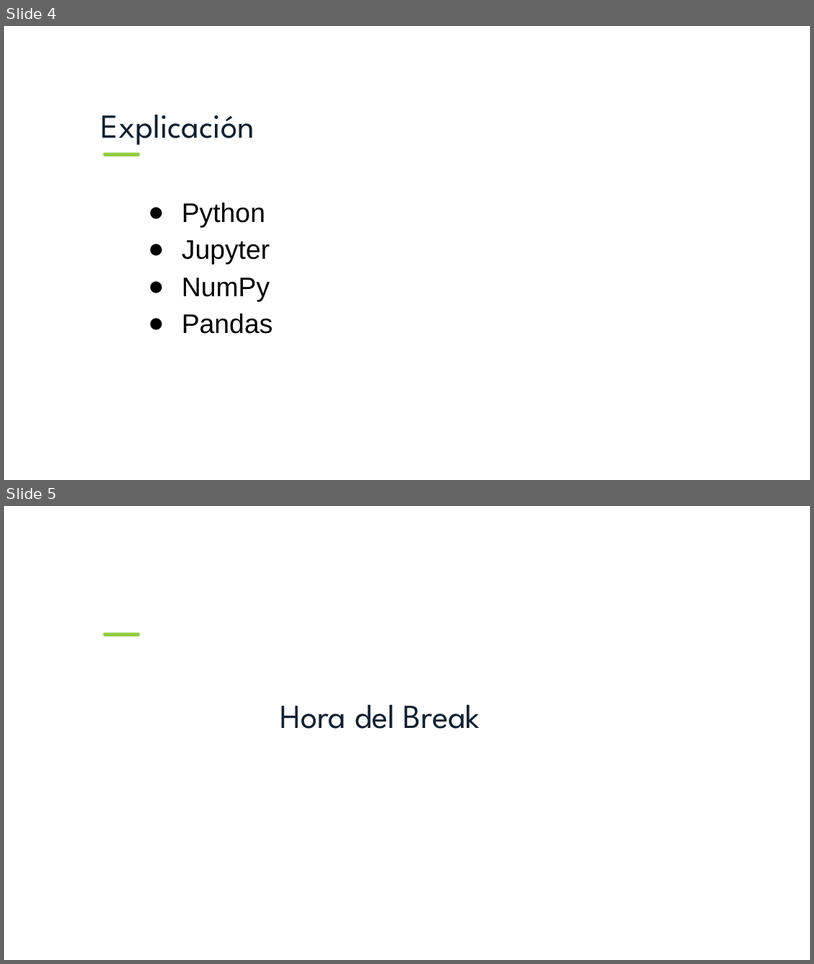
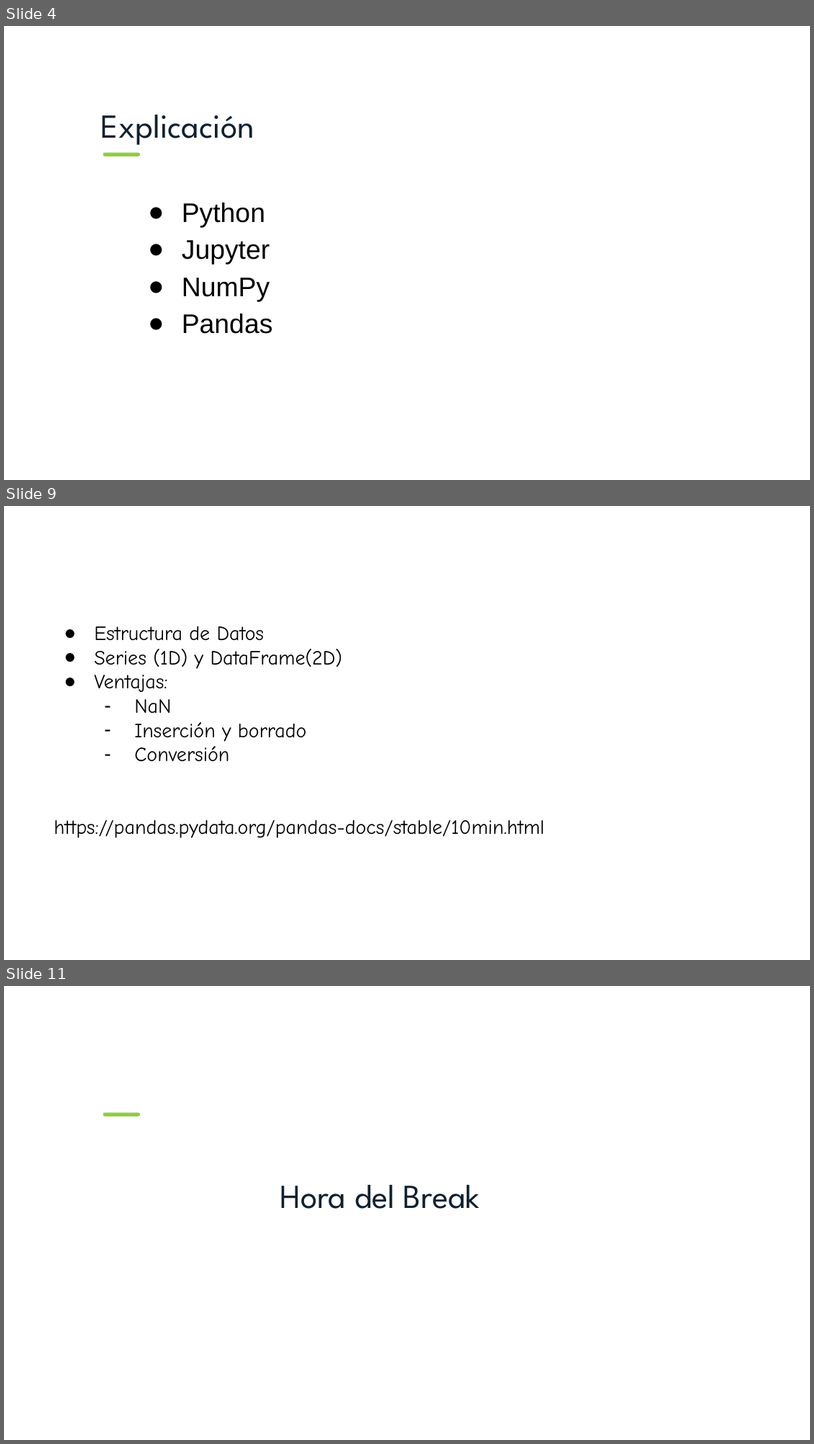
Before and after one commit to ariosramirez/ciencia_datos_acamica_cordoba, a slide deck: Unidad 1/Recursos/Clase 2 - Clase Data Science.pptx. Shown one above the other, each under a label of ours: slides 4 and 5 before the commit, slides 4, 9 and 11 after it; the slides between them are not shown. The pictures are 814x964 and 814x1444 pixels, drawn with LibreOffice and Linux fonts; fonts in the diff are those of the drawing; background and template pictures are left out. Boxes give left, top, right and bottom in pixels: in the first picture for what was removed or moved away, otherwise in the second. Text is boxed around its words. In the diff, an @@ line names an element or a change of style, - is before the commit and + after.

```diff
--- a/Unidad 1/Recursos/Clase 2 - Clase Data Science.pptx
+++ b/Unidad 1/Recursos/Clase 2 - Clase Data Science.pptx
@@ slide 9 added at <box>4,506,810,960</box>, background picture (left out) @@
@@ text added at <box>54,626,545,838</box>, 18 pt, text #000000 @@
+● Estructura de Datos
+● Series (1D) y DataFrame(2D)
+● Ventajas:
+– NaN
+– Inserción y borrado
+– Conversión
+https://pandas.pydata.org/pandas-docs/stable/10min.html
@@ text added at <box>54,820,545,838</box>, 24 pt, text #FFFFFF @@
+Pandas
@@ what was slide 5 is now slide 11 @@
```
Also in this commit, not shown: 1 slide changed, 5 other slides added.
